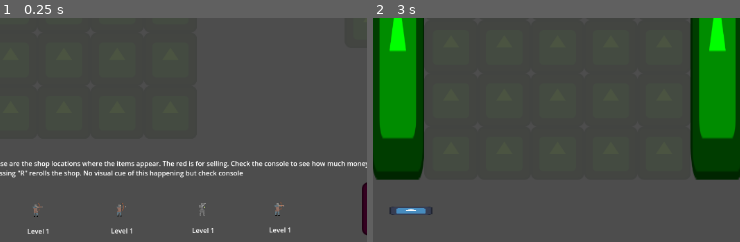
Above: before the commit, frames 1-2 (left to right).
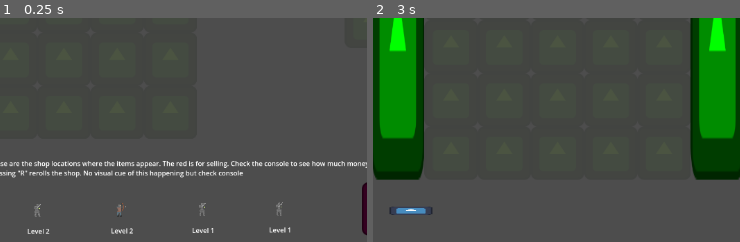
Above: after the commit, the same moments.

Repository: LorcanSmith/Armies
Game: Godot game, scene res://Scenes/main.tscn
Two runs of this game, one before a commit and one after it. Both use one fixed random seed, a clock stepped at 60 frames per second and the inputs below. The engine's default icon, where the game draws it, is replaced by a stand-in: a white triangle on a blue panel in a dark square.
Inputs (mouse positions are % of the whole screen's width and height, from its top left):
- Up to frame 1 (0.25 s): no input
- Up to frame 2 (3 s): click "Place Enemy" at 0.5 s; click "Place skill" at 1.25 s; click (5, 12) at 2 s; tap Enter (ui_accept) at 2.75 s; move the mouse to (33, 89) at 2.77 s; hold D from 2.78 s (still down); hold L from 2.78 s (still down); click (33, 89) at 2.92 s
The pictures show only the part of the screen within x 28-78%, y 46-96%; the shares and areas given below are measured in that part.

The runs differ from the first frame. In frame 1, 0.2% of the frame differs, in the area x 8-78%, y 82-97%; in frame 2, nothing differs.
Error before the commit: Parse Error: Unindent doesn't match the previous indentation level. (res://Scripts/Units/unit.gd:126)

Commit message:
fixed indent errors and added lvl 3 units to shop

Diff:
--- a/Scripts/Shop/shop_item_generator.gd
+++ b/Scripts/Shop/shop_item_generator.gd
@@ -6,9 +6,11 @@
 #Folder containing shop items
 var level1_folder = "res://Prefabs/Shop Items/Level1/"
 var level2_folder = "res://Prefabs/Shop Items/Level2/"
+var level3_folder = "res://Prefabs/Shop Items/Level3/"
 #Individual item file names
 var level1_items: Array = []
 var level2_items : Array = []
+var level3_items : Array = []
 #Loads new items and then shows new items in the shop
 func _ready() -> void:
 	#Gets the children and sets them as locations items can spawn at
@@ -31,7 +33,7 @@
 
 #Chooses a random item
 func choose_random_item():
-	var random_folder = randi_range(1,2)
+	var random_folder = randi_range(1,3)
 	#Gets a random number within the range of how many items there are
 	var random_item = randi_range(0, level1_items.size()-1)
 	var loaded_item
@@ -39,6 +41,8 @@
 		loaded_item = load(str(level1_folder + level1_items[random_item]))
 	elif(random_folder == 2):
 		loaded_item = load(str(level2_folder + level2_items[random_item]))
+	elif(random_folder == 3):
+		loaded_item = load(str(level3_folder + level3_items[random_item]))
 	return loaded_item
 
 
@@ -47,15 +51,18 @@
 	#Returns an instance for access folder
 	var level1_folder_instance = DirAccess.open(level1_folder)
 	var level2_folder_instance = DirAccess.open(level2_folder)
+	var level3_folder_instance = DirAccess.open(level3_folder)
 	#Gets each file out of common folder
 	var level1_item_files = level1_folder_instance.get_files()
 	var level2_item_files = level2_folder_instance.get_files()
-
+	var level3_item_files = level3_folder_instance.get_files()
 	#Adds each items' file location to the common items array
 	for file_name in level1_item_files:
 		level1_items.append(file_name)
 	for file_name in level2_item_files:
 		level2_items.append(file_name)
+	for file_name in level3_item_files:
+		level3_items.append(file_name)
 	show_new_items()
 
 func reroll_shop():
--- a/Scripts/Units/unit.gd
+++ b/Scripts/Units/unit.gd
@@ -125,10 +125,10 @@
 				#If the skill doesnt spawn randomly
 				if(!skill_spawn_random):
 					#Set skills location to be at the enemy location
-          if spawn_skill_on_self:
+					if spawn_skill_on_self:
 						skill_instance.global_position = self.global_position
-          else:
-					  skill_instance.global_position = enemies_in_range[enemy_number].global_position
+					else:
+						skill_instance.global_position = enemies_in_range[enemy_number].global_position
 				#If the skill spawns at a random location
 				else:
 					#Choose a random enemy in range
Renamed: Prefabs/Shop Items/Level1/wizard_item.tscn -> Prefabs/Shop Items/wizard_item.tscn
Renamed: Prefabs/Shop Items/Level2/wizard_level2_item.tscn -> Prefabs/Shop Items/wizard_level2_item.tscn
Renamed: Prefabs/Units/Level1/wizard_unit.tscn -> Prefabs/Units/wizard_unit.tscn
